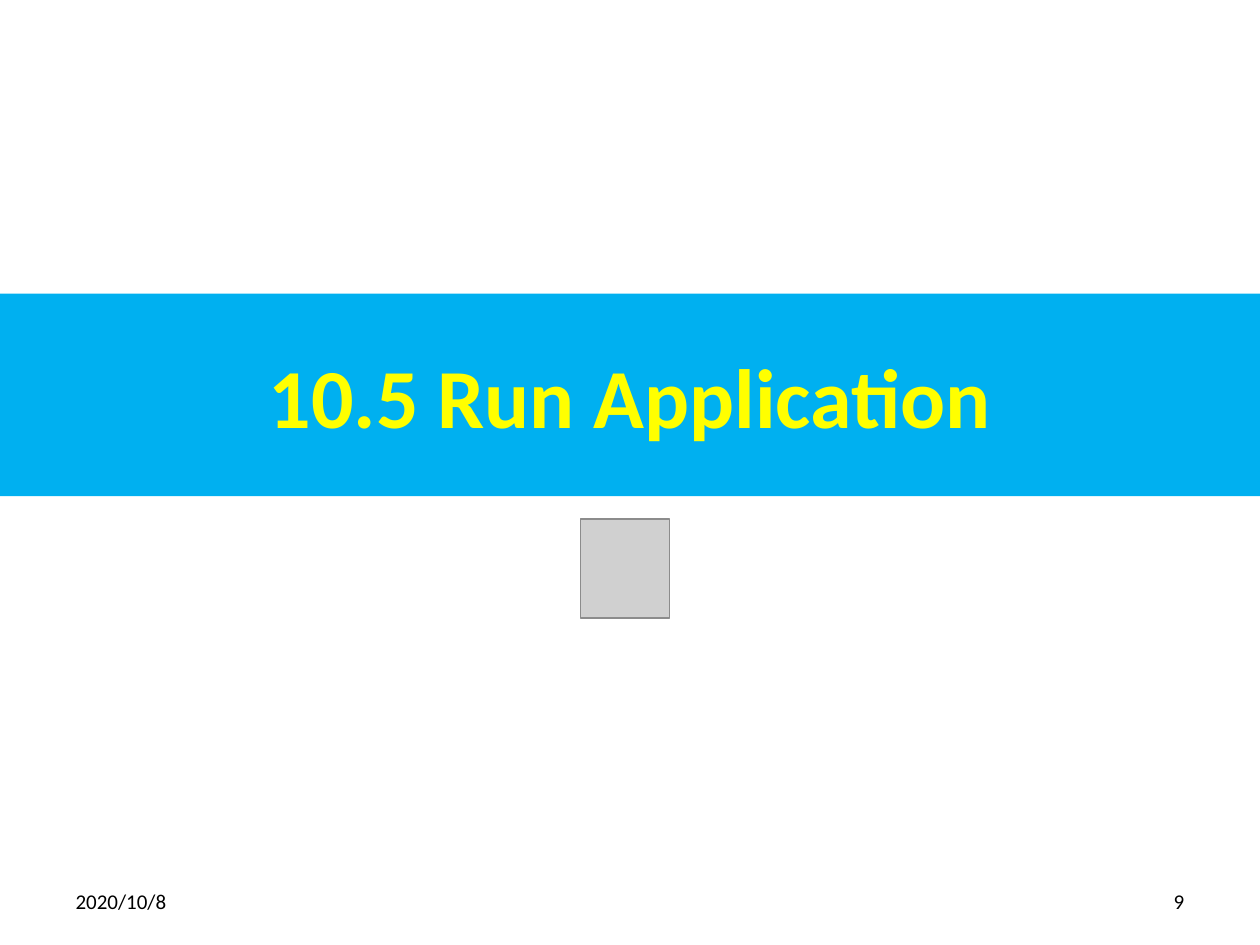
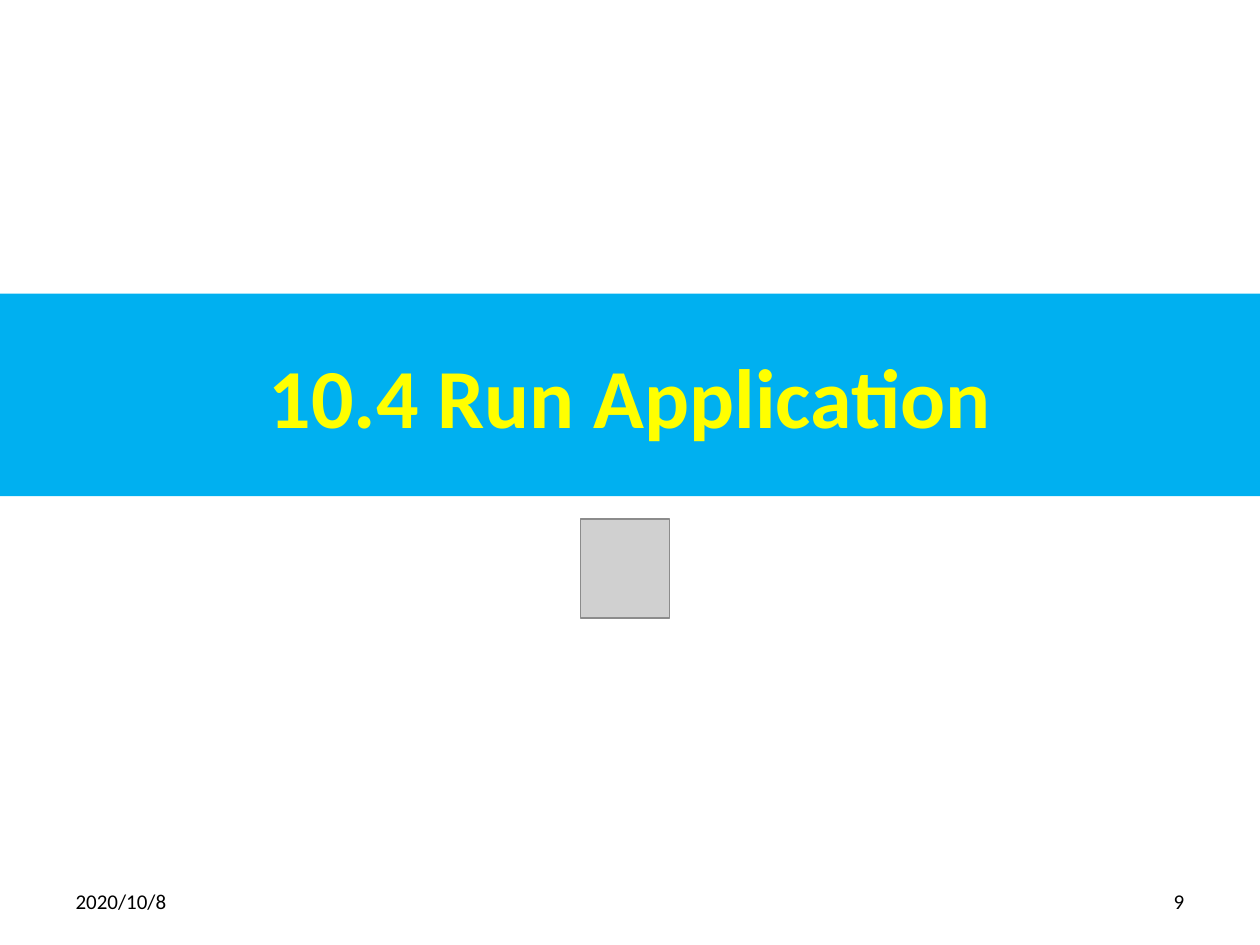
Before and after one commit to peterhchen/700_GraphQL, a slide deck: slide 9 of 10_QueryApp03.pptx. Drawn at 1260x945 pixels with LibreOffice and Linux fonts; fonts in the diff are those of the drawing; grey boxes stand for pictures. Boxes give left, top, right and bottom in pixels: in the first picture for what was removed or moved away, otherwise in the second. Text is boxed around its words. In the diff, an @@ line names an element or a change of style, - is before the commit and + after.

```diff
--- a/10_QueryApp03.pptx
+++ b/10_QueryApp03.pptx
@@ title at (269,369,991,442): text changed @@
-10.5 Run Application
+10.4 Run Application
```
Also in this commit, not shown: 6 other slides changed, 2 other files.
